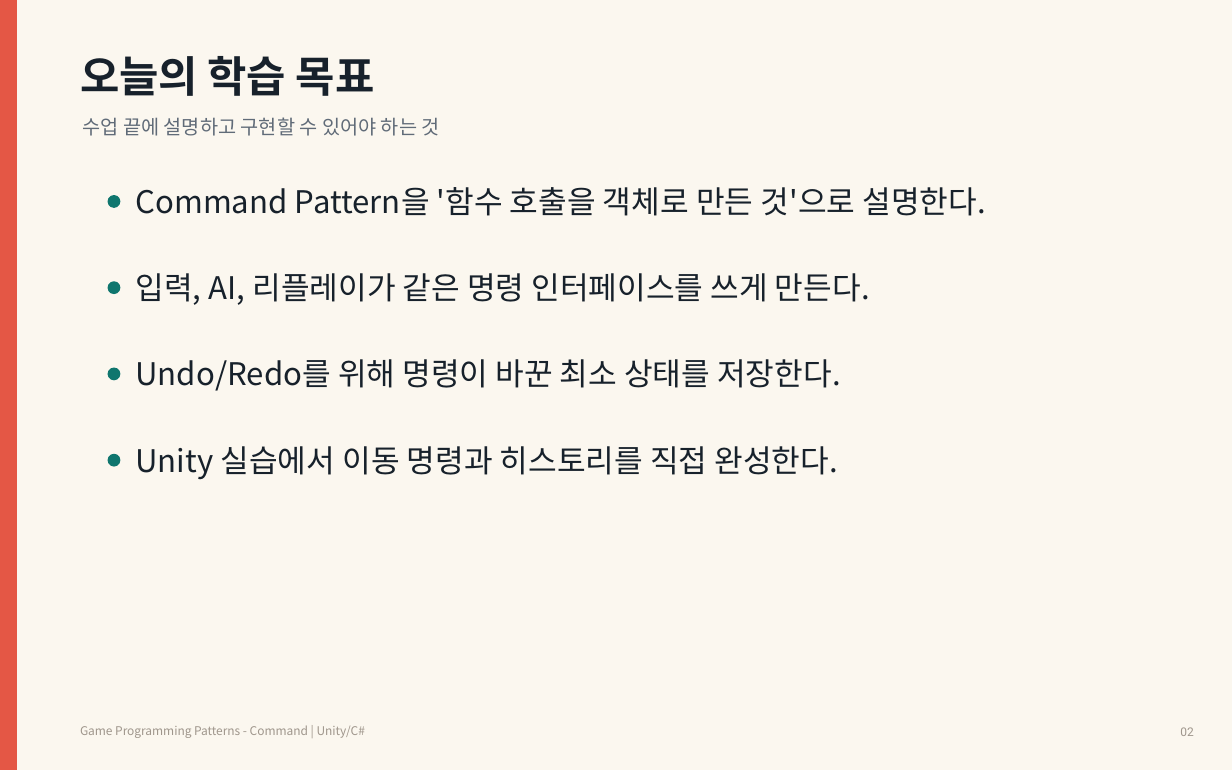
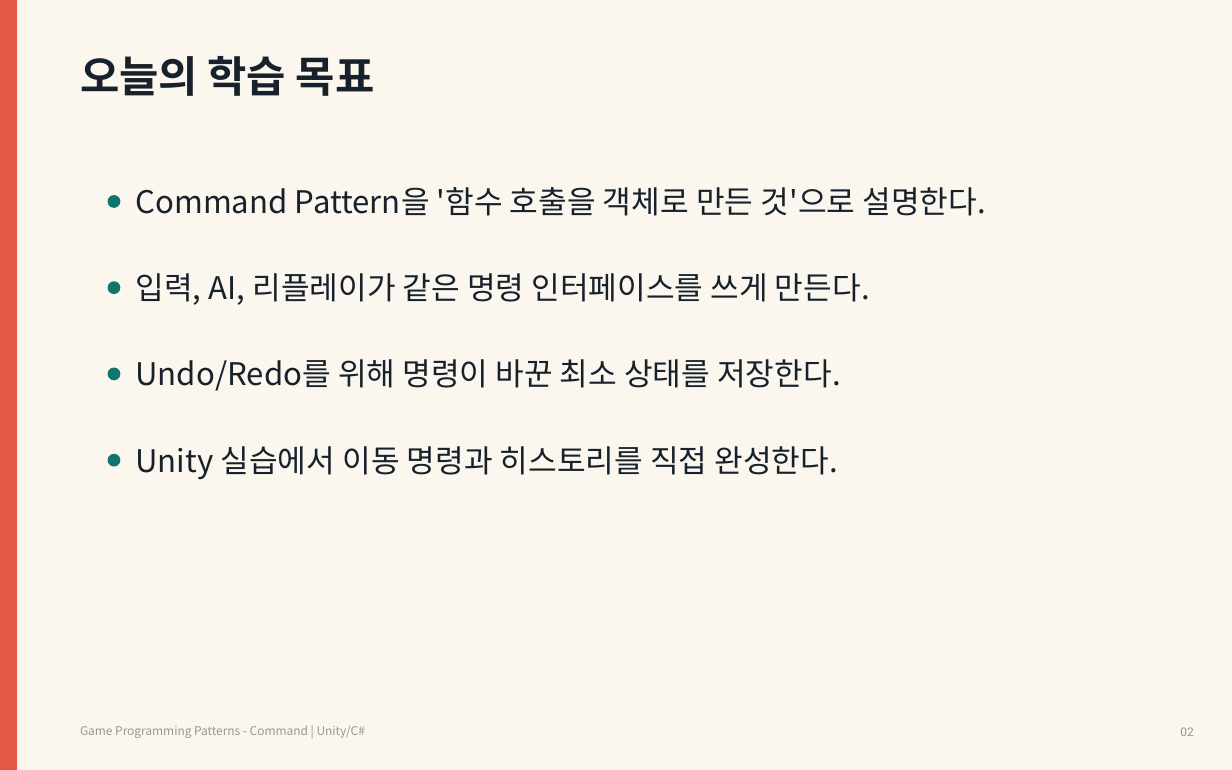
Before and after one commit to Meerkat-GMD/unity-programming-pattern, a slide deck: slide 2 of 강의자료/유니티 프로그래밍 패턴 2차시 - Command Pattern.pptx. Drawn at 1232x770 pixels with LibreOffice and Linux fonts; fonts in the diff are those of the drawing. Boxes give left, top, right and bottom in pixels: in the first picture for what was removed or moved away, otherwise in the second. Text is boxed around its words. In the diff, an @@ line names an element or a change of style, - is before the commit and + after.

```diff
--- a/강의자료/유니티 프로그래밍 패턴 2차시 - Command Pattern.pptx
+++ b/강의자료/유니티 프로그래밍 패턴 2차시 - Command Pattern.pptx
@@ text removed at (x1=83, y1=117, x2=440, y2=136) @@
-수업 끝에 설명하고 구현할 수 있어야 하는 것
```
Also in this commit, not shown: 32 other slides changed.
